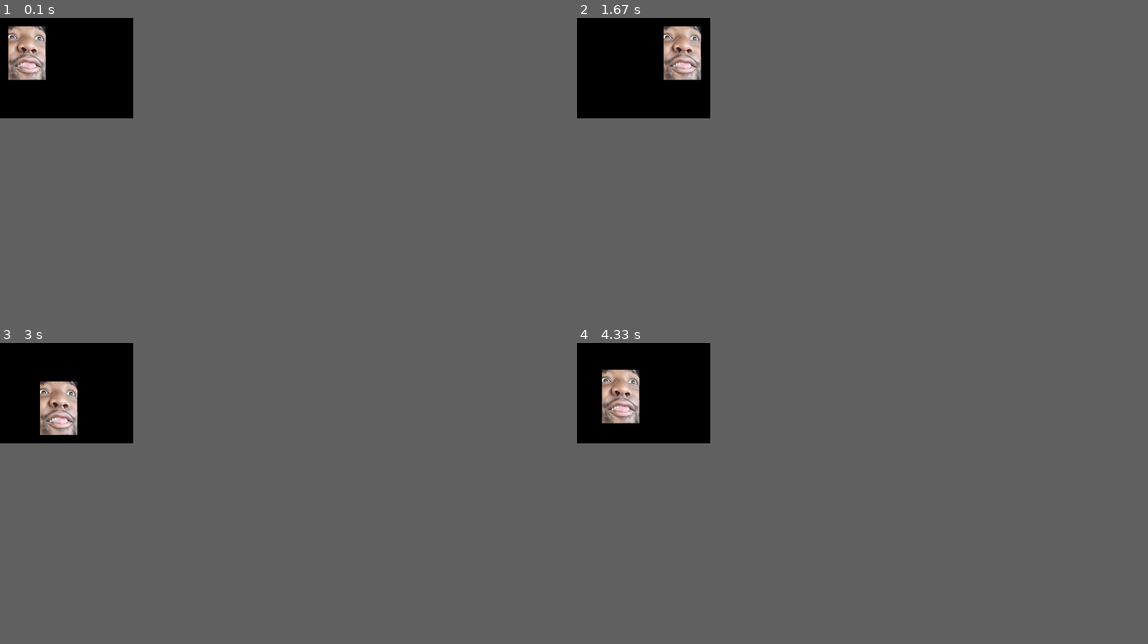
Above: before the commit, frames 1-4 (two rows, left to right).
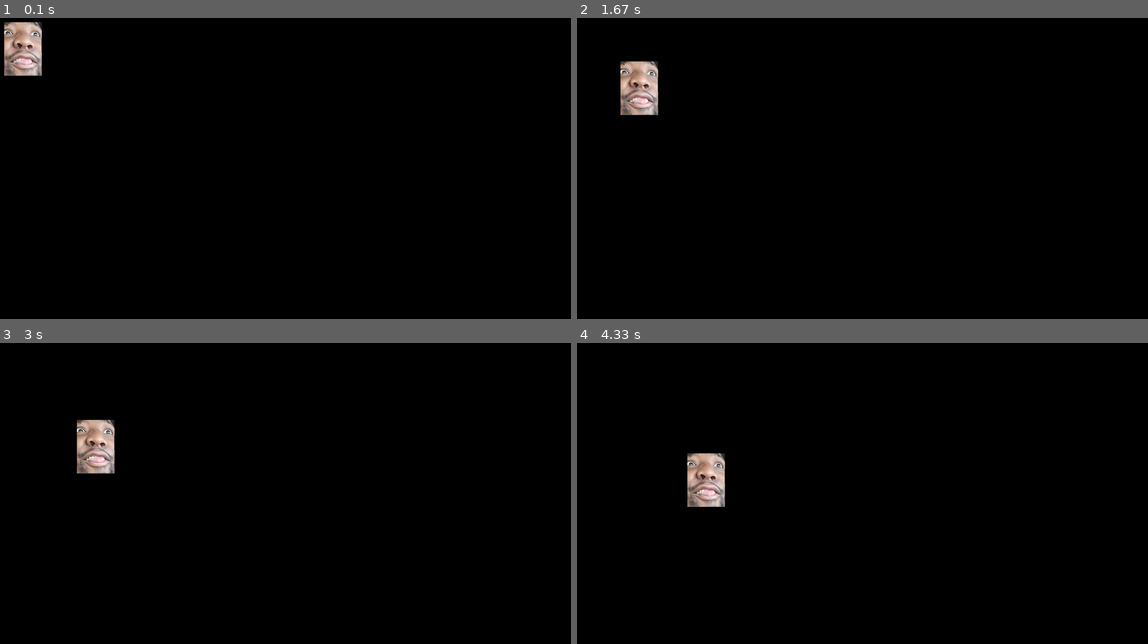
Above: after the commit, the same moments.

Repository: jmcenteeIV/pygame-sandbox
Game: pygame game, started from examples/bounce-example.py
The game is run twice, just before and just after one commit, with the same random seed, the same clock (stepped at 60 frames per second) and the same inputs.
Inputs:
- Up to frame 1 (0.1 s): no input
- Up to frame 2 (1.67 s): no input
- Up to frame 3 (3 s): no input
- Up to frame 4 (4.33 s): no input
In our replay, the window is 210x158 before the commit and 900x474 after it. These sizes can differ from the game's own. Grey fills any space a smaller window leaves; there, only what the larger window draws over its background counts as a difference.

The runs differ from the first frame. In frame 1, 1.1% of the frame differs, in the area x 0-9%, y 1-21%; in frame 2, 2.4%, in the area x 7-22%, y 2-33%; in frame 3, 2.4%; in frame 4, 2.4%.

Commit message:
start working on platform tutorial

Diff:
--- a/examples/bounce-example.py
+++ b/examples/bounce-example.py
@@ -1,8 +1,8 @@
 import sys, pygame
 pygame.init()
 
-size = width, height = 320, 240
-speed = [2, 2]
+size = width, height = 1366, 720
+speed = [1, 1]
 black = 0, 0, 0
 
 screen = pygame.display.set_mode(size)
--- /dev/null
+++ b/examples/platformer/platform_game.py
@@ -0,0 +1,42 @@
+import pygame
+import sys
+
+
+from lib.player import Player
+from lib.platform import Platform
+
+pygame.init()
+
+HEIGHT = 1080
+WIDTH = 1920
+ACC = 0.5
+FRIC = -0.12
+FPS = 60
+
+FramePerSec = pygame.time.Clock()
+
+displaysurface = pygame.display.set_mode((WIDTH, HEIGHT))
+pygame.display.set_caption("Game")
+
+PT1 = Platform(HEIGHT, WIDTH)
+P1 = Player(HEIGHT, WIDTH, ACC, FRIC)
+
+all_sprites = pygame.sprite.Group()
+all_sprites.add(PT1)
+all_sprites.add(P1)
+
+while True:
+    for event in pygame.event.get():
+        if event.type == pygame.QUIT:
+            pygame.quit()
+            sys.exit()
+
+    displaysurface.fill((0,0,0))
+
+    for entity in all_sprites:
+        displaysurface.blit(entity.surf, entity.rect)
+        P1.move()
+        P1.draw(displaysurface)
+
+    pygame.display.update()
+    FramePerSec.tick(FPS)
--- a/examples/tutorial-game.py
+++ b/examples/tutorial-game.py
@@ -14,3 +14,20 @@
 
 displaysurface = pygame.display.set_mode((WIDTH, HEIGHT))
 pygame.display.set_caption("Game")
+
+class Player(pygame.sprite.Sprite):
+    def __init__(self):
+        super().__init__()
+        self.surf = pygame.Surface((30, 30))
+        self.surf.fill((128,255,40))
+        self.rect = self.surf.get_rect(center = (10, 420))
+
+class platform(pygame.sprite.Sprite):
+    def __init__(self):
+        super().__init__()
+        self.surf = pygame.Surface((WIDTH, 20))
+        self.surf.fill((255,0,0))
+        self.rect = self.surf.get_rect(center = (WIDTH/2, HEIGHT - 10))
+
+PT1 = platform()
+P1 = Player()
